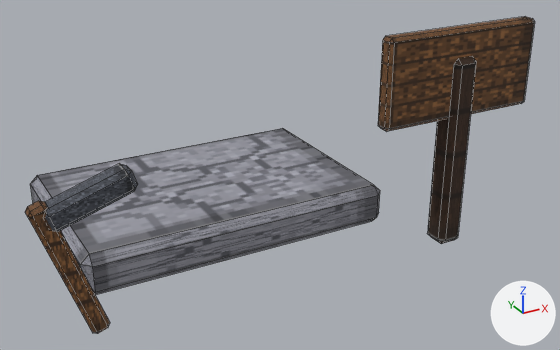
A saved change to the FBX model assets/export/prop_dig_station.fbx.
Rendered twice from a camera (50 mm lens) standing at (-5.48, -12.65, 7.11) and looking at (1.03, -0.81, 1.19). The lights are fixed; the arrows at lower right show +X, +Y and +Z. The picture after the commit comes second. Mesh edges are drawn as thin lines. Where no turn or scale is listed for an object, it has been applied to the vertices.

In view in the first picture: 'prop_dig_station'.
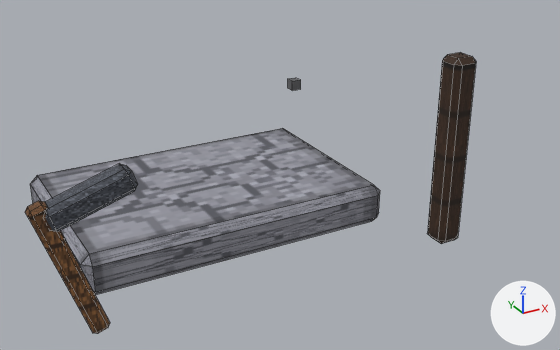
What differs and where, as boxes [x1, y1, x2, y2] in the pictures (560 x 350 px):
'prop_dig_station', surface changed, reshaped (12% narrower, 11% shorter): before [25, 17, 535, 334]; after [25, 52, 476, 334]
'KD_Probe', added: after [288, 78, 301, 91]
part 1 of me_prop_dig_station_0, deleted (brown): before [378, 17, 535, 131]

The change in detail:
Picture 'atlas.png' (img_atlas_png) is now built by load_image('atlas.png', '_unpacked/atlas.png', 1024, 1024, 'sRGB') instead of load_image('atlas.png', '_unpacked/atlas.png', 1020, 1020, 'sRGB').
me_prop_dig_station_0 is used by ob_prop_dig_station; location (0.0, 0.0, 0.0).
me_prop_dig_station_0 had 120 vertices, 130 faces and spanned x -3.89..5.2, y -2.85..2.5, z 0.0..4.1.
me_prop_dig_station_0 now has 96 vertices, 104 faces and spans x -3.89..3.85, y -2.85..2.5, z 0.0..3.6.
me_prop_dig_station_0 part 1: the loose piece of 24 vertices spanning x 2.0..5.2, y -2.75..-2.45, z 2.5..4.1 is deleted.
Mesh me_kd_probe is new.
It is a box spanning x 2.201..2.401, y 0.795..0.995, z 2.24..2.44.
It uses material mat_m_env_base (picture img_atlas_png).
Object 'KD_Probe' (ob_kd_probe) is new; it shows me_kd_probe.
Its location is (0.0, 0.0, 0.0).
